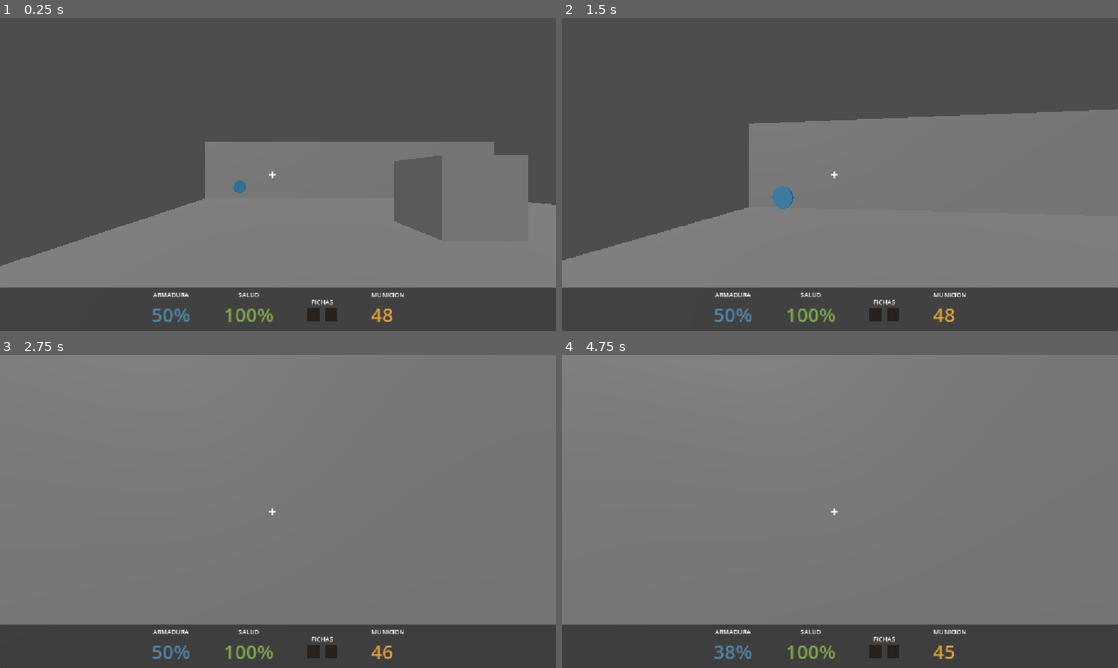
Above: before the commit, frames 1-4 (two rows, left to right).
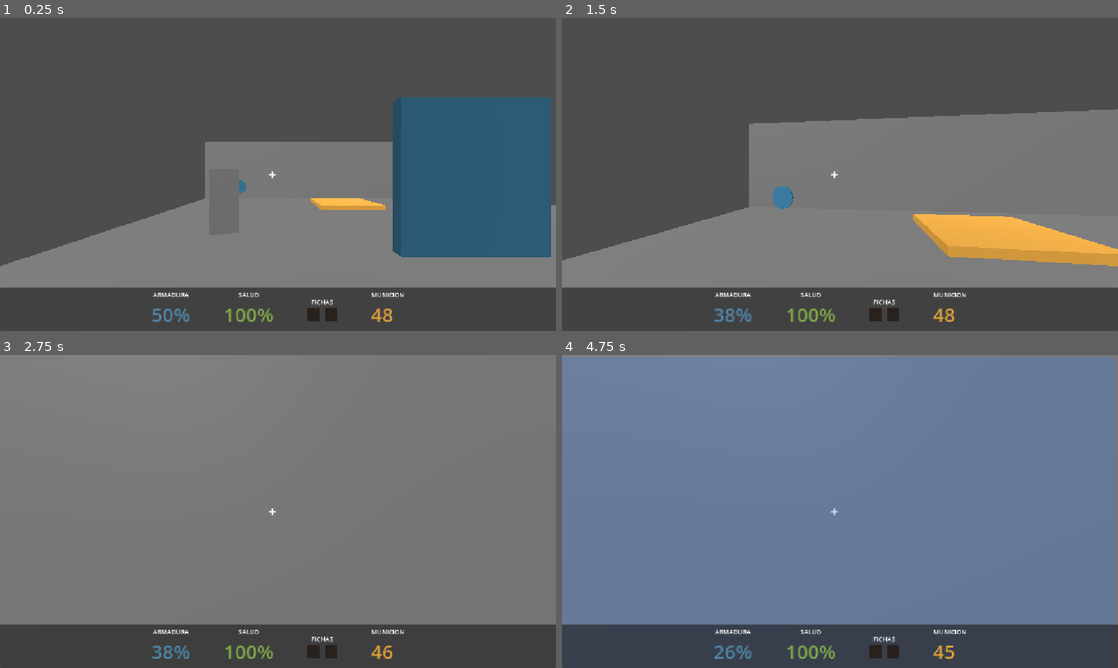
Above: after the commit, the same moments.

Repository: xXJotaHacheXx/Socavon
Game: Godot game, scene res://escenas/prueba.tscn
Two runs of this game, one before a commit and one after it. Both use one fixed random seed, a clock stepped at 60 frames per second and the inputs below.
Inputs (mouse positions are in pixels of both pictures, inside the frame that each line leads up to):
- Up to frame 1 (0.25 s): no input
- Up to frame 2 (1.5 s): tap Enter (ui_accept) at 0.5 s; move the mouse to (867, 174) at 0.52 s; hold Enter (ui_accept) 0.53-1.28 s; hold W (adelante) from 0.53 s (still down); move the mouse to (812, 174) at 1.27 s; tap Shift (correr) at 1.35 s
- Up to frame 3 (2.75 s): keep holding W (adelante); tap Enter (ui_accept) at 1.52, 1.55, 1.82, 2.3 s; move the mouse to (289, 505) at 2.02 s; press the mouse at (289, 505) at 2.03 s
- Up to frame 4 (4.75 s): keep holding W (adelante); move the mouse to (834, 517) at 2.77 s; release the mouse at (834, 517) at 2.78 s; tap Enter (ui_accept) at 2.85, 3.02, 3.32, 3.5, 3.77, 3.8, 4.07, 4.25, 4.52, 4.55 s; move the mouse to (878, 514) at 3.52 s; hold Shift (correr) 3.53-4.28 s; move the mouse to (795, 508) at 4.27 s; click (795, 508) at 4.35 s

The runs differ from the first frame. In frame 1, 15% of the frame differs, in the area x 41-100%, y 25-77%; in frame 2, 3.9%; in frame 3, less than 0.1%; in frame 4, 85%, in the area x 0-100%, y 0-98%.

Commit message:
Secretos, elevador y partida de fin de nivel

Diff:
--- a/escenas/barretero.tscn
+++ b/escenas/barretero.tscn
@@ -9,7 +9,7 @@
 [sub_resource type="BoxMesh" id="BoxMesh_cg8h7"]
 size = Vector3(0.8, 1.8, 0.45)
 
-[node name="Barretero" type="CharacterBody3D" unique_id=1066758173]
+[node name="Barretero" type="CharacterBody3D" unique_id=1066758173 groups=["enemigos"]]
 script = ExtResource("1_luhem")
 
 [node name="CollisionShape3D" type="CollisionShape3D" parent="." unique_id=1028749252]
--- /dev/null
+++ b/escenas/elevador.tscn
@@ -0,0 +1,20 @@
+[gd_scene format=3 uid="uid://ca8yqdhup3np0"]
+
+[ext_resource type="Script" uid="uid://d0avtvaqe70ot" path="res://scripts/elevador.gd" id="1_xebh5"]
+
+[sub_resource type="BoxShape3D" id="BoxShape3D_cg8h7"]
+size = Vector3(3, 3, 3)
+
+[sub_resource type="BoxMesh" id="BoxMesh_whjgx"]
+size = Vector3(3, 0.2, 3)
+
+[node name="Elevador" type="Area3D" unique_id=699436407]
+script = ExtResource("1_xebh5")
+
+[node name="CollisionShape3D" type="CollisionShape3D" parent="." unique_id=1664109630]
+transform = Transform3D(1, 0, 0, 0, 1, 0, 0, 0, 1, 0, 1.5, 0)
+shape = SubResource("BoxShape3D_cg8h7")
+
+[node name="MeshInstance3D" type="MeshInstance3D" parent="." unique_id=371988983]
+transform = Transform3D(1, 0, 0, 0, 1, 0, 0, 0, 1, 0, 0.1, 0)
+mesh = SubResource("BoxMesh_whjgx")
--- /dev/null
+++ b/escenas/fin_nivel.tscn
@@ -0,0 +1,51 @@
+[gd_scene format=3 uid="uid://dv1wmm5w7chbp"]
+
+[ext_resource type="Script" uid="uid://cxdj1oiwydp1v" path="res://scripts/fin_nivel.gd" id="1_uensm"]
+
+[node name="FinNivel" type="CanvasLayer" unique_id=561494145]
+process_mode = 2
+script = ExtResource("1_uensm")
+
+[node name="Fondo" type="ColorRect" parent="." unique_id=1389869614]
+anchors_preset = 15
+anchor_right = 1.0
+anchor_bottom = 1.0
+grow_horizontal = 2
+grow_vertical = 2
+color = Color(0, 0, 0, 0.8509804)
+
+[node name="Centro" type="VBoxContainer" parent="Fondo" unique_id=1190521127]
+layout_mode = 1
+anchors_preset = 15
+anchor_right = 1.0
+anchor_bottom = 1.0
+grow_horizontal = 2
+grow_vertical = 2
+theme_override_constants/separation = 14
+alignment = 1
+
+[node name="Titulo" type="Label" parent="Fondo/Centro" unique_id=1782497842]
+layout_mode = 2
+theme_override_font_sizes/font_size = 48
+text = "NIVEL COMPLETADO"
+horizontal_alignment = 1
+
+[node name="Enemigos" type="Label" parent="Fondo/Centro" unique_id=309562666]
+layout_mode = 2
+theme_override_font_sizes/font_size = 22
+horizontal_alignment = 1
+
+[node name="Secretos" type="Label" parent="Fondo/Centro" unique_id=1144865651]
+layout_mode = 2
+theme_override_font_sizes/font_size = 22
+horizontal_alignment = 1
+
+[node name="Tiempo" type="Label" parent="Fondo/Centro" unique_id=1616990093]
+layout_mode = 2
+theme_override_font_sizes/font_size = 22
+horizontal_alignment = 1
+
+[node name="Continuar" type="Label" parent="Fondo/Centro" unique_id=321602071]
+layout_mode = 2
+text = "ENTER · CONTINUAR"
+horizontal_alignment = 1
--- a/escenas/prueba.tscn
+++ b/escenas/prueba.tscn
@@ -1,10 +1,14 @@
 [gd_scene format=3 uid="uid://duuqoc7adpyi8"]
 
 [ext_resource type="PackedScene" uid="uid://bj7n5u2bfpyiq" path="res://escenas/jugador.tscn" id="1_bfths"]
+[ext_resource type="Script" uid="uid://dfu2856kqg0nw" path="res://scripts/nivel.gd" id="1_e5wxq"]
 [ext_resource type="Script" uid="uid://ciqa56cv0u5kc" path="res://scripts/blanco.gd" id="2_2jt68"]
 [ext_resource type="PackedScene" uid="uid://ptbu42m5anjk" path="res://escenas/barretero.tscn" id="3_mdukl"]
 [ext_resource type="PackedScene" uid="uid://hv2muokpk4v" path="res://escenas/ficha.tscn" id="4_8nejv"]
 [ext_resource type="PackedScene" uid="uid://he53hi2i6bkt" path="res://escenas/puerta.tscn" id="5_e5wxq"]
+[ext_resource type="PackedScene" uid="uid://ca8yqdhup3np0" path="res://escenas/elevador.tscn" id="7_1cc5l"]
+[ext_resource type="PackedScene" uid="uid://d2iorb2hpjgbo" path="res://escenas/secreto.tscn" id="8_daxef"]
+[ext_resource type="PackedScene" uid="uid://dv1wmm5w7chbp" path="res://escenas/fin_nivel.tscn" id="9_daxef"]
 
 [sub_resource type="NavigationMesh" id="NavigationMesh_cg8h7"]
 vertices = PackedVector3Array(-9.420843, -0.59780455, -7.6428213, -9.420843, -0.59780455, 8.857179, 9.579157, -0.59780455, 8.857179, 9.579157, -0.59780455, -7.6428213)
@@ -17,6 +21,7 @@
 [sub_resource type="BoxShape3D" id="BoxShape3D_whjgx"]
 
 [node name="Prueba" type="Node3D" unique_id=669747661]
+script = ExtResource("1_e5wxq")
 
 [node name="DirectionalLight3D" type="DirectionalLight3D" parent="." unique_id=813810445]
 transform = Transform3D(0.8660254, 0.35355338, -0.35355338, 0, 0.70710677, 0.70710677, 0.5, -0.6123724, 0.6123724, 0, 0, 0)
@@ -29,6 +34,7 @@
 navigation_mesh = SubResource("NavigationMesh_cg8h7")
 
 [node name="Blanco" type="StaticBody3D" parent="NavigationRegion3D" unique_id=38723292]
+transform = Transform3D(1, 0, 0, 0, 1, 0, 0, 0, 1, 5.634162, 0, 0)
 script = ExtResource("2_2jt68")
 
 [node name="MeshInstance3D" type="MeshInstance3D" parent="NavigationRegion3D/Blanco" unique_id=294476812]
@@ -55,10 +61,18 @@
 size = Vector3(20, 4, 1)
 
 [node name="Barretero" parent="." unique_id=1066758173 instance=ExtResource("3_mdukl")]
-transform = Transform3D(1, 0, 0, 0, 1, 0, 0, 0, 1, 7, -1, -5)
+transform = Transform3D(1, 0, 0, 0, 1, 0, 0, 0, 1, -6.615534, -1, -0.7895787)
 
 [node name="Ficha" parent="." unique_id=2067859008 instance=ExtResource("4_8nejv")]
 transform = Transform3D(1, 0, 0, 0, 1, 0, 0, 0, 1, -7.0178843, -1.0426359, -5.549494)
 
 [node name="Puerta" parent="." unique_id=476976444 instance=ExtResource("5_e5wxq")]
-transform = Transform3D(1, 0, 0, 0, 1, 0, 0, 0, 1, 4.4550295, -1.0426378, 5.093611)
+transform = Transform3D(1, 0, 0, 0, 1, 0, 0, 0, 1, -0.91529846, -1.0426378, 1.5755265)
+
+[node name="Elevador" parent="." unique_id=699436407 instance=ExtResource("7_1cc5l")]
+transform = Transform3D(1, 0, 0, 0, 1, 0, 0, 0, 1, -1.3681307, -1.0426378, -5.2102547)
+
+[node name="Secreto" parent="." unique_id=1935161900 instance=ExtResource("8_daxef")]
+transform = Transform3D(1, 0, 0, 0, 1, 0, 0, 0, 1, 6.225854, -1.0426378, 6.444165)
+
+[node name="FinNivel" parent="." unique_id=561494145 instance=ExtResource("9_daxef")]
--- a/escenas/puerta.tscn
+++ b/escenas/puerta.tscn
@@ -1,6 +1,6 @@
 [gd_scene format=3 uid="uid://he53hi2i6bkt"]
 
-[ext_resource type="Script" uid="uid://bcn8kx1c3o0sl" path="res://scripts/partida.gd" id="1_0li1g"]
+[ext_resource type="Script" uid="uid://bugqfodlfmtqu" path="res://scripts/puerta.gd" id="1_0li1g"]
 
 [sub_resource type="BoxMesh" id="BoxMesh_cg8h7"]
 size = Vector3(3, 3.2, 0.3)
--- /dev/null
+++ b/escenas/secreto.tscn
@@ -0,0 +1,14 @@
+[gd_scene format=3 uid="uid://d2iorb2hpjgbo"]
+
+[ext_resource type="Script" uid="uid://did3x60ms1cx6" path="res://scripts/secreto.gd" id="1_sypgk"]
+
+[sub_resource type="BoxShape3D" id="BoxShape3D_cg8h7"]
+size = Vector3(3, 3, 3)
+
+[node name="Secreto" type="Area3D" unique_id=1935161900]
+script = ExtResource("1_sypgk")
+
+[node name="CollisionShape3D" type="CollisionShape3D" parent="." unique_id=708834384 groups=["secretos"]]
+transform = Transform3D(1, 0, 0, 0, 1, 0, 0, 0, 1, 0, 1.5, 0)
+shape = SubResource("BoxShape3D_cg8h7")
+debug_fill = false
--- a/scripts/barretero.gd
+++ b/scripts/barretero.gd
@@ -126,6 +126,7 @@
 
 func _morir() -> void:
 	estado = Estado.MUERTO
+	Partida.enemigo_eliminado()
 	velocity = Vector3.ZERO
 	$CollisionShape3D.set_deferred("disabled", true)
 
--- /dev/null
+++ b/scripts/elevador.gd
@@ -0,0 +1,17 @@
+extends Area3D
+
+
+func _ready() -> void:
+	body_entered.connect(_al_entrar)
+
+	var mat := StandardMaterial3D.new()
+	mat.albedo_color = Color(0.88, 0.63, 0.23)
+	mat.emission_enabled = true
+	mat.emission = mat.albedo_color
+	mat.emission_energy_multiplier = 0.5
+	$MeshInstance3D.material_override = mat
+
+
+func _al_entrar(cuerpo: Node3D) -> void:
+	if cuerpo.is_in_group("jugador"):
+		Partida.terminar_nivel()
--- /dev/null
+++ b/scripts/fin_nivel.gd
@@ -0,0 +1,45 @@
+extends CanvasLayer
+
+@onready var enemigos: Label = $Fondo/Centro/Enemigos
+@onready var secretos: Label = $Fondo/Centro/Secretos
+@onready var tiempo: Label = $Fondo/Centro/Tiempo
+
+
+func _ready() -> void:
+	visible = false
+	Partida.nivel_terminado.connect(_mostrar)
+
+
+func _mostrar(datos: Dictionary) -> void:
+	enemigos.text = "ENEMIGOS   %d / %d   %d%%" % [
+		datos["enemigos"], datos["enemigos_totales"],
+		_porcentaje(datos["enemigos"], datos["enemigos_totales"])
+	]
+
+	secretos.text = "SECRETOS   %d / %d   %d%%" % [
+		datos["secretos"], datos["secretos_totales"],
+		_porcentaje(datos["secretos"], datos["secretos_totales"])
+	]
+
+	tiempo.text = "TIEMPO   %s   (par %s)" % [
+		_reloj(datos["tiempo"]), _reloj(datos["par"])
+	]
+
+	visible = true
+	get_tree().paused = true
+	Input.mouse_mode = Input.MOUSE_MODE_VISIBLE
+
+
+func _unhandled_input(evento: InputEvent) -> void:
+	if visible and evento.is_action_pressed("ui_accept"):
+		get_tree().paused = false
+		Partida.reiniciar()
+		get_tree().reload_current_scene()
+
+
+func _porcentaje(parte: int, total: int) -> int:
+	return 0 if total == 0 else roundi(float(parte) / total * 100.0)
+
+
+func _reloj(segundos: float) -> String:
+	return "%d:%02d" % [int(segundos) / 60, int(segundos) % 60]
--- /dev/null
+++ b/scripts/nivel.gd
@@ -0,0 +1,7 @@
+extends Node3D
+
+@export var tiempo_par := 300.0
+
+
+func _ready() -> void:
+	Partida.preparar_nivel(tiempo_par)
--- a/scripts/partida.gd
+++ b/scripts/partida.gd
@@ -2,7 +2,15 @@
 
 signal ficha_obtenida(cual: String)
 signal aviso(texto: String)
+signal nivel_terminado(datos: Dictionary)
 
+var enemigos_totales := 0
+var enemigos_eliminados := 0
+var secretos_totales := 0
+var secretos_encontrados := 0
+var tiempo := 0.0
+var tiempo_par := 300.0
+var nivel_activo := false
 var fichas: Array[String] = []
 
 
@@ -23,3 +31,43 @@
 
 func reiniciar() -> void:
 	fichas.clear()
+	nivel_activo = false
+
+
+func _process(delta: float) -> void:
+	if nivel_activo:
+		tiempo += delta
+
+
+func preparar_nivel(par: float) -> void:
+	enemigos_totales = get_tree().get_nodes_in_group("enemigos").size()
+	secretos_totales = get_tree().get_nodes_in_group("secretos").size()
+	enemigos_eliminados = 0
+	secretos_encontrados = 0
+	tiempo = 0.0
+	tiempo_par = par
+	nivel_activo = true
+
+
+func enemigo_eliminado() -> void:
+	enemigos_eliminados += 1
+
+
+func secreto_encontrado() -> void:
+	secretos_encontrados += 1
+	avisar("SECRETO ENCONTRADO")
+
+
+func terminar_nivel() -> void:
+	if not nivel_activo:
+		return
+
+	nivel_activo = false
+	nivel_terminado.emit({
+		"enemigos": enemigos_eliminados,
+		"enemigos_totales": enemigos_totales,
+		"secretos": secretos_encontrados,
+		"secretos_totales": secretos_totales,
+		"tiempo": tiempo,
+		"par": tiempo_par,
+	})
--- /dev/null
+++ b/scripts/secreto.gd
@@ -0,0 +1,13 @@
+extends Area3D
+
+
+func _ready() -> void:
+	body_entered.connect(_al_entrar)
+
+
+func _al_entrar(cuerpo: Node3D) -> void:
+	if not cuerpo.is_in_group("jugador"):
+		return
+
+	Partida.secreto_encontrado()
+	queue_free()
Not shown, added: scripts/elevador.gd.uid
Not shown, added: scripts/fin_nivel.gd.uid
Not shown, added: scripts/nivel.gd.uid
Not shown, added: scripts/secreto.gd.uid
